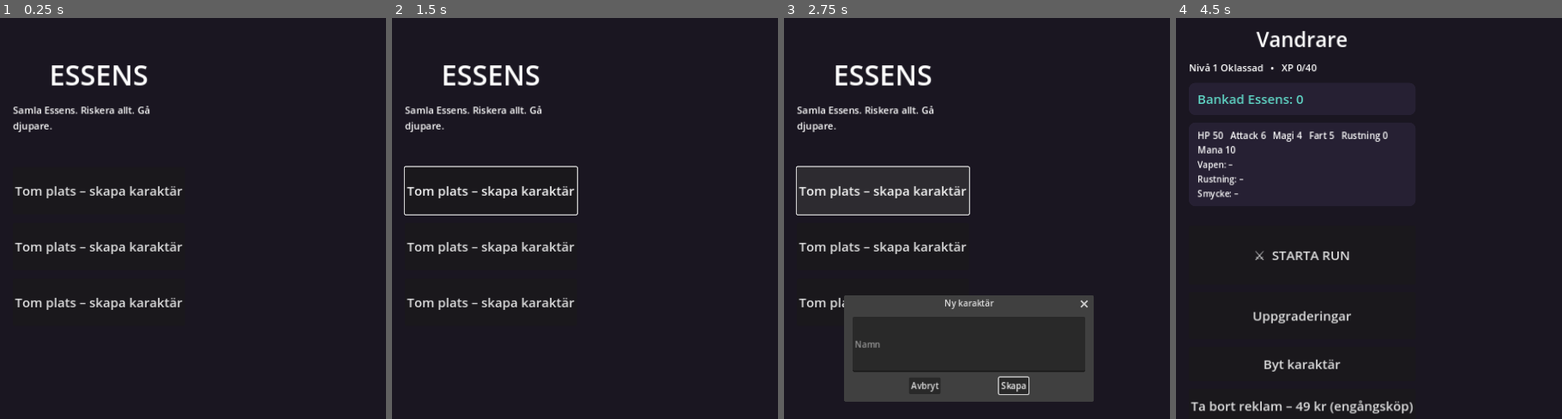
Above: before the commit, frames 1-4 (left to right).
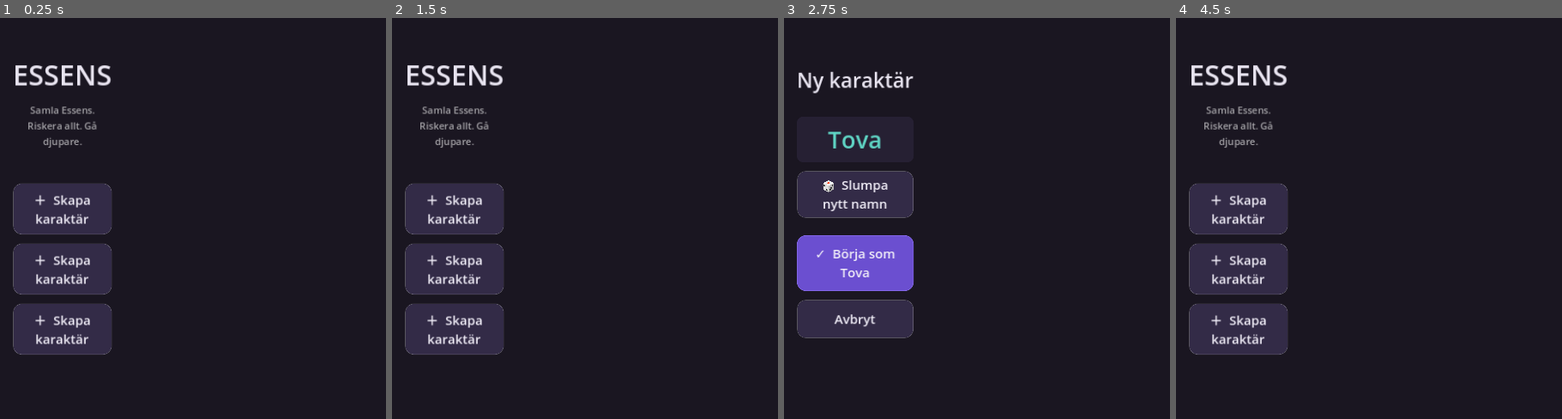
Above: after the commit, the same moments.

Repository: DrDev1337/Dreamapp
Game: Godot game, scene res://scenes/main.tscn
Two runs of this game, one before a commit and one after it. Both use one fixed random seed, a clock stepped at 60 frames per second and the inputs below.
Inputs (mouse positions are in pixels of both pictures, inside the frame that each line leads up to):
- Up to frame 1 (0.25 s): no input
- Up to frame 2 (1.5 s): click (492, 190) at 0.5 s, where only the run before the commit has a clickable "Tom plats – skapa karaktär"; click "Avbryt" at 1.25 s
- Up to frame 3 (2.75 s): click (845, 210) at 2 s, where only the run after the commit has a clickable "＋ Skapa karaktär"
- Up to frame 4 (4.5 s): click (1407, 386) at 2.75 s, where only the run before the commit has a clickable "Skapa"; click (1303, 314) at 3.5 s, where only the run before the commit has a clickable "Uppgraderingar"; click (1253, 134) at 4.25 s, where only the run before the commit has a clickable "Tillbaka"

The runs differ from the first frame. In frame 1, 12% of the frame differs, in the area x 3-48%, y 11-84%; in frame 2, 13%; in frame 3, 18%, in the area x 3-81%, y 11-96%; in frame 4, 13%.

Commit message:
Fixa namninmatning på mobil + snygga till UI:t med globalt tema
- Karaktärsnamn väljs nu via slumpknapp i stället för textfält:
  Godots webbexport öppnar inte mobilens tangentbord pålitligt, och
  fritext behövs inte i en roguelite. Virtuellt tangentbord aktiverat
  i exporten för framtida textfält.
- Globalt tema: rundade knappar med hover/tryck/disabled-tillstånd,
  accentfärgade primärknappar (starta run, checkpoint-valen),
  konsekventa paneler och typsnitt.

Co-Authored-By: Claude Fable 5 <noreply@anthropic.com>
Claude-Session: https://claude.ai/code/session_019aKYy591HB2eGFWw2i1t2D

Diff:
--- a/src/ui/checkpoint_screen.gd
+++ b/src/ui/checkpoint_screen.gd
@@ -54,7 +54,7 @@
 	shop_button.pressed.connect(func(): main.show_shop("checkpoint"))
 	layout.add_child(shop_button)
 
-	var stay_button := UIKit.big_button(
+	var stay_button := UIKit.primary_button(
 		"✓  STANNA – säkra %d Essens och avsluta" % run.carried_essence, 104
 	)
 	stay_button.pressed.connect(
@@ -71,7 +71,7 @@
 		lock_label.add_theme_color_override("font_color", UIKit.COLOR_WARN)
 		layout.add_child(lock_label)
 	else:
-		var deeper_button := UIKit.big_button("⬇  FORTSÄTT DJUPARE – riskera allt", 104)
+		var deeper_button := UIKit.primary_button("⬇  FORTSÄTT DJUPARE – riskera allt", 104)
 		deeper_button.pressed.connect(
 			func():
 				Game.save_game()
--- a/src/ui/hub_screen.gd
+++ b/src/ui/hub_screen.gd
@@ -80,7 +80,7 @@
 	layout.add_child(stats_panel)
 
 	layout.add_child(UIKit.spacer(8))
-	var start_button := UIKit.big_button("⚔  STARTA RUN", 110)
+	var start_button := UIKit.primary_button("⚔  STARTA RUN", 110)
 	start_button.pressed.connect(main.begin_run)
 	layout.add_child(start_button)
 
--- a/src/ui/main.gd
+++ b/src/ui/main.gd
@@ -22,6 +22,7 @@
 
 
 func _ready() -> void:
+	theme = UIKit.build_theme()
 	var background := ColorRect.new()
 	background.color = UIKit.COLOR_BG
 	background.set_anchors_preset(Control.PRESET_FULL_RECT)
--- a/src/ui/run_screen.gd
+++ b/src/ui/run_screen.gd
@@ -96,7 +96,7 @@
 		layout.add_child(done_button)
 	else:
 		var next_room: Dictionary = run.rooms[run.current_depth]
-		var descend_button := UIKit.big_button(
+		var descend_button := UIKit.primary_button(
 			(
 				"⬇  Gå vidare – Djup %d: %s"
 				% [int(next_room["depth"]), RunGenerator.room_label(next_room)]
--- a/src/ui/slot_screen.gd
+++ b/src/ui/slot_screen.gd
@@ -1,14 +1,56 @@
 extends ScreenBase
 ## Karaktärsval (US-4.4): 3 slots, skapa nya karaktärer, börja från noll.
+## Namn väljs via slumpknapp i stället för textfält – mobilwebben öppnar
+## inte tangentbordet pålitligt, och en roguelite behöver inget fritext.
+
+const NAMES := [
+	"Ask",
+	"Embla",
+	"Torvald",
+	"Sigrid",
+	"Runa",
+	"Kettil",
+	"Ylva",
+	"Alvar",
+	"Estrid",
+	"Botvid",
+	"Grim",
+	"Hulda",
+	"Ingvar",
+	"Saga",
+	"Rurik",
+	"Tova",
+	"Vidar",
+	"Frida",
+	"Halvar",
+	"Liv",
+	"Orm",
+	"Signe",
+	"Sten",
+	"Freja",
+]
+
+var creating_slot := -1
+var suggested_name := ""
 
 
 func build() -> void:
+	if creating_slot >= 0:
+		_build_name_picker()
+	else:
+		_build_slot_list()
+
+
+func _build_slot_list() -> void:
 	var layout := VBoxContainer.new()
 	layout.add_theme_constant_override("separation", 16)
 	add_child(UIKit.vmargin(layout))
 	layout.add_child(UIKit.spacer(40))
 	layout.add_child(UIKit.title("ESSENS", 52))
-	layout.add_child(UIKit.body("Samla Essens. Riskera allt. Gå djupare.", 18))
+	var tagline := UIKit.body("Samla Essens. Riskera allt. Gå djupare.", 18)
+	tagline.horizontal_alignment = HORIZONTAL_ALIGNMENT_CENTER
+	tagline.add_theme_color_override("font_color", Color(1, 1, 1, 0.6))
+	layout.add_child(tagline)
 	layout.add_child(UIKit.spacer(30))
 	for slot in Balance.CHARACTER_SLOTS:
 		layout.add_child(_slot_row(slot))
@@ -20,17 +62,17 @@
 	row.add_theme_constant_override("separation", 10)
 	var button: Button
 	if summary.is_empty():
-		button = UIKit.big_button("Tom plats – skapa karaktär")
-		button.pressed.connect(func(): _prompt_new_character(slot))
+		button = UIKit.big_button("＋  Skapa karaktär", 96)
+		button.pressed.connect(func(): _start_creating(slot))
 	else:
 		var class_label: String = LevelUp.AXIS_LABELS.get(summary["class_identity"], "Oklassad")
-		var suffix := "  ⚔ pågående run" if summary["has_active_run"] else ""
+		var suffix := "\n⚔ pågående run" if summary["has_active_run"] else ""
 		button = UIKit.big_button(
-			"%s  –  Nivå %d %s%s" % [summary["name"], summary["level"], class_label, suffix]
+			"%s  –  Nivå %d %s%s" % [summary["name"], summary["level"], class_label, suffix], 96
 		)
 		button.pressed.connect(func(): _select(slot))
-		var delete_button := UIKit.big_button("✕")
-		delete_button.custom_minimum_size = Vector2(88, 88)
+		var delete_button := UIKit.big_button("✕", 96)
+		delete_button.custom_minimum_size = Vector2(88, 96)
 		delete_button.pressed.connect(func(): _confirm_delete(slot))
 		button.size_flags_horizontal = Control.SIZE_EXPAND_FILL
 		row.add_child(button)
@@ -41,31 +83,64 @@
 	return row
 
 
+func _build_name_picker() -> void:
+	var layout := VBoxContainer.new()
+	layout.add_theme_constant_override("separation", 16)
+	add_child(UIKit.vmargin(layout))
+	layout.add_child(UIKit.spacer(60))
+	layout.add_child(UIKit.title("Ny karaktär", 38))
+	layout.add_child(UIKit.spacer(10))
+
+	var name_panel := UIKit.panel()
+	var name_label := UIKit.title(suggested_name, 44)
+	name_label.add_theme_color_override("font_color", UIKit.COLOR_ESSENCE)
+	name_panel.add_child(name_label)
+	layout.add_child(name_panel)
+
+	var reroll_button := UIKit.big_button("🎲  Slumpa nytt namn", 88)
+	reroll_button.pressed.connect(
+		func():
+			_roll_name()
+			rebuild()
+	)
+	layout.add_child(reroll_button)
+
+	var filler := Control.new()
+	filler.size_flags_vertical = Control.SIZE_EXPAND_FILL
+	layout.add_child(filler)
+
+	var create_button := UIKit.primary_button("✓  Börja som %s" % suggested_name, 104)
+	create_button.pressed.connect(
+		func():
+			Game.create_character(creating_slot, suggested_name)
+			main.show_hub()
+	)
+	layout.add_child(create_button)
+
+	var cancel_button := UIKit.big_button("Avbryt", 72)
+	cancel_button.pressed.connect(
+		func():
+			creating_slot = -1
+			rebuild()
+	)
+	layout.add_child(cancel_button)
+
+
+func _start_creating(slot: int) -> void:
+	creating_slot = slot
+	_roll_name()
+	rebuild()
+
+
+func _roll_name() -> void:
+	var previous := suggested_name
+	while suggested_name == previous:
+		suggested_name = NAMES[randi_range(0, NAMES.size() - 1)]
+
+
 func _select(slot: int) -> void:
 	if Game.select_slot(slot):
 		main.resume_or_hub()
-
-
-func _prompt_new_character(slot: int) -> void:
-	var dialog := ConfirmationDialog.new()
-	dialog.title = "Ny karaktär"
-	dialog.ok_button_text = "Skapa"
-	dialog.cancel_button_text = "Avbryt"
-	var name_edit := LineEdit.new()
-	name_edit.placeholder_text = "Namn"
-	name_edit.max_length = 16
-	dialog.add_child(name_edit)
-	dialog.register_text_enter(name_edit)
-	add_child(dialog)
-	dialog.popup_centered(Vector2i(480, 160))
-	dialog.confirmed.connect(
-		func():
-			var new_name := name_edit.text.strip_edges()
-			if new_name == "":
-				new_name = "Vandrare"
-			Game.create_character(slot, new_name)
-			main.show_hub()
-	)
 
 
 func _confirm_delete(slot: int) -> void:
--- a/src/ui/ui_kit.gd
+++ b/src/ui/ui_kit.gd
@@ -5,12 +5,66 @@
 
 const COLOR_BG := Color("1a1621")
 const COLOR_PANEL := Color("262033")
+const COLOR_BUTTON := Color("332b47")
+const COLOR_BUTTON_HOVER := Color("3e3456")
+const COLOR_BUTTON_PRESSED := Color("241e33")
 const COLOR_ACCENT := Color("8c6ff0")
+const COLOR_ACCENT_DARK := Color("6b4fd0")
 const COLOR_ESSENCE := Color("5fd4c4")
 const COLOR_HP := Color("e05555")
 const COLOR_MANA := Color("5580e0")
 const COLOR_WARN := Color("e0a437")
 const RARITY_COLORS := {"common": Color("b8b8b8"), "rare": Color("5fa8e0"), "epic": Color("b45fe0")}
+
+
+## Globalt tema: rundade knappar med tydliga tryck-tillstånd, luftiga
+## paneler och konsekventa typsnittsstorlekar. Sätts på rot-noden i
+## main.gd så att allt UI (även dialoger) ärver det.
+static func build_theme() -> Theme:
+	var theme := Theme.new()
+
+	theme.set_font_size("font_size", "Label", 19)
+	theme.set_font_size("font_size", "Button", 22)
+	theme.set_color("font_color", "Label", Color("e8e4f0"))
+
+	theme.set_stylebox("normal", "Button", _button_box(COLOR_BUTTON))
+	theme.set_stylebox("hover", "Button", _button_box(COLOR_BUTTON_HOVER))
+	theme.set_stylebox("pressed", "Button", _button_box(COLOR_BUTTON_PRESSED, COLOR_ACCENT))
+	theme.set_stylebox("focus", "Button", _button_box(COLOR_BUTTON_HOVER, COLOR_ACCENT))
+	var disabled_box := _button_box(Color(COLOR_BUTTON.r, COLOR_BUTTON.g, COLOR_BUTTON.b, 0.4))
+	disabled_box.border_color = Color(1, 1, 1, 0.06)
+	theme.set_stylebox("disabled", "Button", disabled_box)
+	theme.set_color("font_color", "Button", Color("f0edf7"))
+	theme.set_color("font_pressed_color", "Button", Color.WHITE)
+	theme.set_color("font_hover_color", "Button", Color.WHITE)
+	theme.set_color("font_disabled_color", "Button", Color(1, 1, 1, 0.35))
+
+	var panel_box := StyleBoxFlat.new()
+	panel_box.bg_color = COLOR_PANEL
+	panel_box.set_corner_radius_all(14)
+	panel_box.content_margin_left = 16
+	panel_box.content_margin_right = 16
+	panel_box.content_margin_top = 12
+	panel_box.content_margin_bottom = 12
+	theme.set_stylebox("panel", "PanelContainer", panel_box)
+
+	return theme
+
+
+static func _button_box(bg: Color, border := Color(1, 1, 1, 0.10)) -> StyleBoxFlat:
+	var box := StyleBoxFlat.new()
+	box.bg_color = bg
+	box.set_corner_radius_all(16)
+	box.border_width_left = 1
+	box.border_width_right = 1
+	box.border_width_top = 1
+	box.border_width_bottom = 1
+	box.border_color = border
+	box.content_margin_left = 18
+	box.content_margin_right = 18
+	box.content_margin_top = 12
+	box.content_margin_bottom = 12
+	return box
 
 
 static func title(text: String, size := 34) -> Label:
@@ -34,6 +88,17 @@
 	button.text = text
 	button.custom_minimum_size = Vector2(0, min_height)
 	button.add_theme_font_size_override("font_size", 24)
+	# autowrap_mode på Button finns från Godot 4.3; set() är no-op annars.
+	button.set("autowrap_mode", TextServer.AUTOWRAP_WORD_SMART)
+	return button
+
+
+## Primär handling (run-start, checkpoint-valen): accentfärgad knapp.
+static func primary_button(text: String, min_height := 96) -> Button:
+	var button := big_button(text, min_height)
+	button.add_theme_stylebox_override("normal", _button_box(COLOR_ACCENT_DARK, COLOR_ACCENT))
+	button.add_theme_stylebox_override("hover", _button_box(COLOR_ACCENT, COLOR_ACCENT))
+	button.add_theme_stylebox_override("pressed", _button_box(COLOR_BUTTON_PRESSED, COLOR_ACCENT))
 	return button
 
 
Not shown, changed: export_presets.cfg
